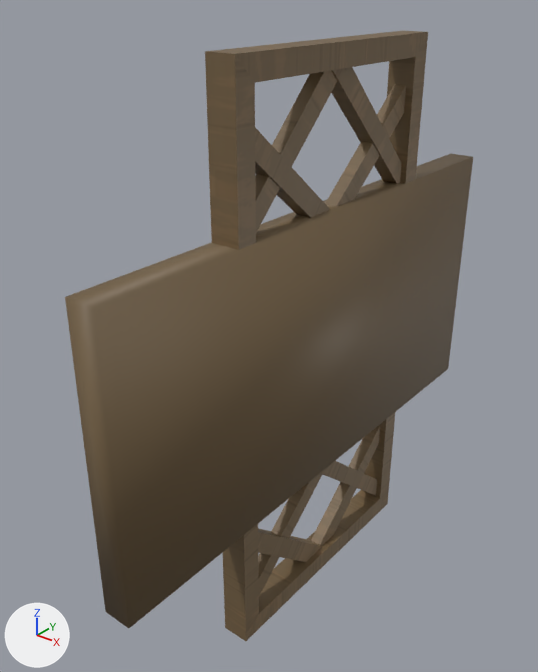
Two versions of the FBX model Assets/Stylized_Egypt/Meshes/building/SM_wooden_grid_01.fbx, one commit apart.
One viewpoint serves both versions: a camera (50 mm lens) standing at (2.67, -3.93, 2.35) and looking at (-0.3, -0.22, 0.05). The axes (+X, +Y, +Z) are drawn at lower left. The lights are the same throughout. Where no turn or scale is listed for an object, it has been applied to the vertices.

Objects in the first picture: 'SM_wooden_grid_01', 'SM_wooden_grid_01_ConvexHulls'.
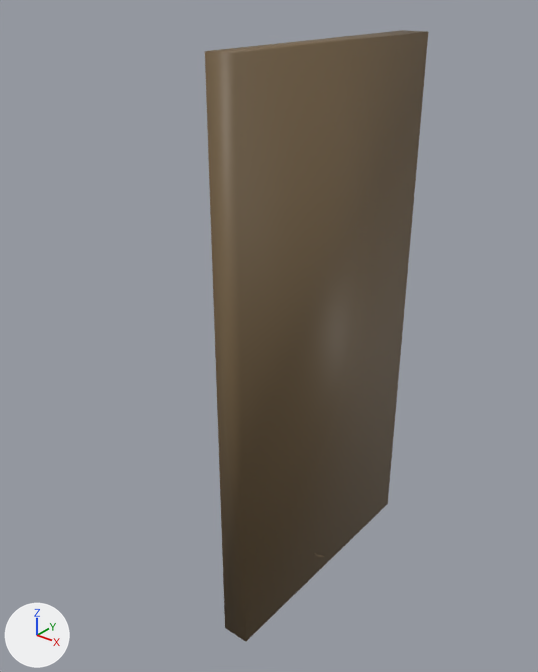
Boxes (x1, y1, x2, y2) around the edits, measured in the pictures (538 x 672 px):
'SM_wooden_grid_01_ConvexHulls', moved, rescaled (45% narrower, 29% taller)
    before: (65, 154, 473, 628)
    after: (205, 30, 428, 641)
'SM_wooden_grid_01', unchanged, covered by the edit
    before: (205, 31, 428, 641)

The change, as a list of edits to the scene's bpy script:
```text
Change ob_sm_wooden_grid_01_convexhulls:
    add ob_sm_wooden_grid_01_convexhulls.parent = ob_sm_wooden_grid_2
    ob_sm_wooden_grid_01_convexhulls.scale: (0.01, 0.01, 0.01) -> (1.0, 1.0, 1.0)
Add ob_sm_wooden_grid_2:
    ob_sm_wooden_grid_2 = bpy.data.objects.new('SM_wooden_grid_2', None)
    ob_sm_wooden_grid_2.location = (0.0, 0.0, 0.0)
    ob_sm_wooden_grid_2.rotation_euler = (1.571, 0.0, 0.0)  # degrees (90, 0, 0)
    ob_sm_wooden_grid_2.scale = (0.01, 0.01, 0.01)
```
